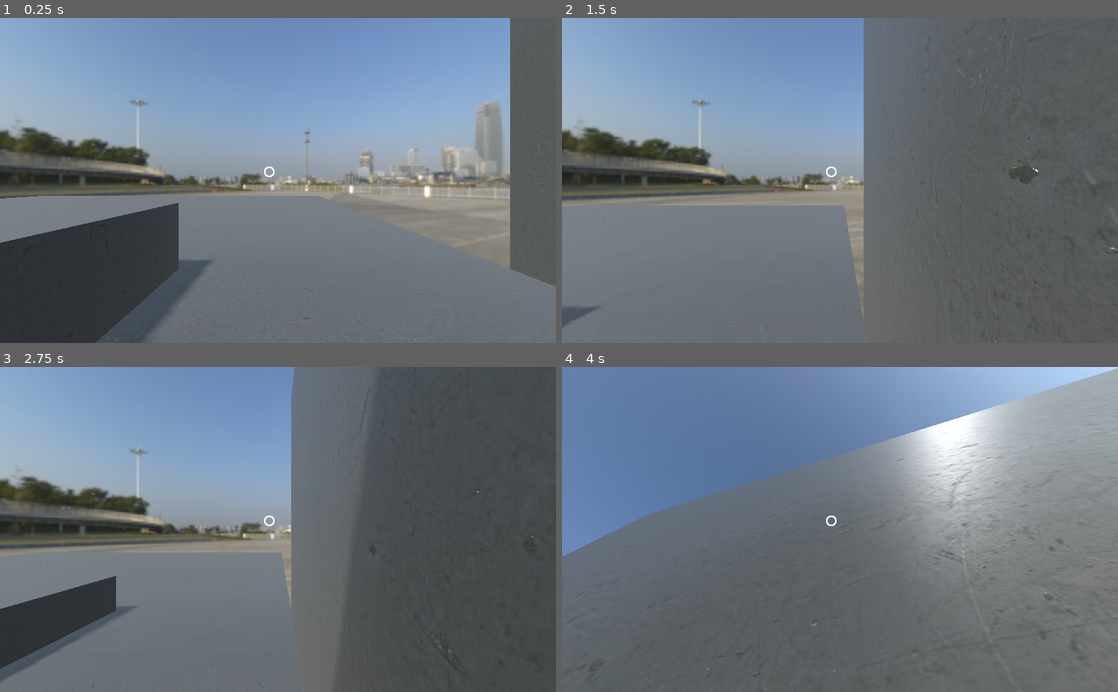
Above: before the commit, frames 1-4 (two rows, left to right).
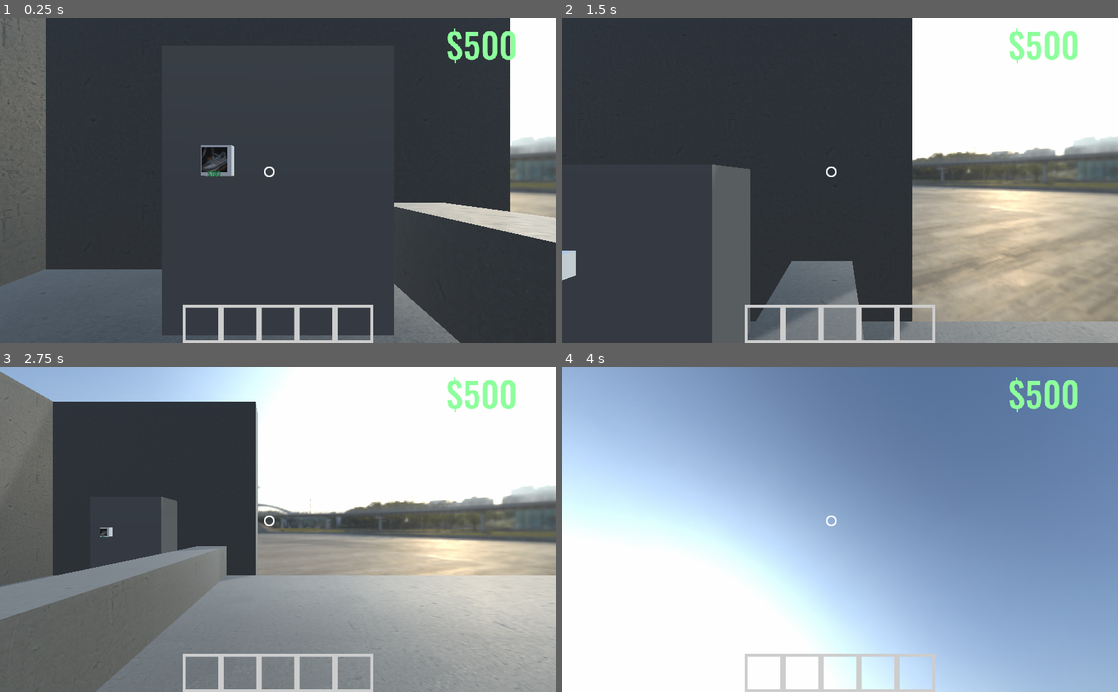
Above: after the commit, the same moments.

Repository: creikey/Mcguffin
Game: Godot game, scene res://Main.tscn
Same seed, same stepped clock (60 frames per second), same inputs: the game is played once before the commit and once after it.
Inputs (mouse positions are in pixels of both pictures, inside the frame that each line leads up to):
- Up to frame 1 (0.25 s): no input
- Up to frame 2 (1.5 s): tap Enter at 0.5 s; move the mouse to (962, 164) at 0.52 s; hold D (right) 0.53-1.28 s; tap 1 at 0.6 s; tap Ctrl (jump) at 0.77, 1.07 s; tap 5 at 0.8, 1.35 s; move the mouse to (728, 196) at 1.27 s; hold S (backward) from 1.28 s (still down)
- Up to frame 3 (2.75 s): tap Ctrl (jump) at 1.52, 1.55, 1.82, 2.1 s; move the mouse to (333, 458) at 2.02 s; release S (backward) at 2.03 s; hold D (right) from 2.03 s (still down); tap 1 at 2.3 s
- Up to frame 4 (4 s): move the mouse to (812, 594) at 2.77 s; release D (right) at 2.78 s; hold W (forward) from 2.78 s (still down); click (812, 594) at 2.85 s; tap Ctrl (jump) at 3.02, 3.32, 3.77, 3.8 s; tap 5 at 3.05 s; move the mouse to (878, 532) at 3.52 s; tap 1 at 3.6 s

The runs differ from the first frame. In frame 1, 90% of the frame differs, in the area x 0-100%, y 0-100%; in frame 2, 90%; in frame 3, 82%; in frame 4, 94%.

Commit message:
Add basic gadget api and shoes gadget
- Also goal to main scene

Diff:
--- /dev/null
+++ b/FinishLine.gd
@@ -0,0 +1,14 @@
+extends Area
+
+signal player_won(player)
+
+var t = 0.0
+
+func _process(delta):
+	t += delta
+	$MeshInstance.translation.y = sin(t) + 2.0
+	$MeshInstance.rotation.y += delta*2.0
+
+func _on_FinishLine_body_entered(body):
+	if body.is_in_group("players"):
+		emit_signal("player_won", body)
--- /dev/null
+++ b/Gadget.gd
@@ -0,0 +1,31 @@
+extends Node
+
+class_name Gadget
+
+var api: GadgetAPI = null # must be set before activate, interface to the outside!
+export var inventory_icon: Texture
+var activated: bool = false
+
+func _ready():
+	set_process(false)
+	set_physics_process(false)
+
+func activate():
+	activated = true
+	set_process(true)
+	set_physics_process(true)
+	on_activate()
+
+func deactivate():
+	activated = false
+	set_process(false)
+	set_physics_process(false)
+	on_deactivate()
+
+func on_activate():
+	# override this method
+	pass
+
+func on_deactivate():
+	# override this method
+	pass
--- /dev/null
+++ b/GadgetAPI.gd
@@ -0,0 +1,21 @@
+extends Node
+
+# node all gadgets have reference to in order to enact their gadgetry
+
+class_name GadgetAPI
+
+# gadgets do things to the player and optionally add a ui node to the ui canvaslayer
+export (NodePath) var _player_path
+export (NodePath) var _ui_path
+
+onready var _player = get_node(_player_path)
+onready var _ui = get_node(_ui_path)
+
+func get_player() -> Node:
+	return _player
+
+func get_ui() -> Node:
+	return _ui
+
+func self_destruct(gadget_ref):
+	_player.on_gadget_request_destroy(gadget_ref)
--- /dev/null
+++ b/GadgetInventoryInfo.gd
@@ -0,0 +1,14 @@
+extends Control
+
+func set_as(icon: Texture):
+	deactivate()
+	if icon != null:
+		$Frame/Icon.texture = icon
+	else:
+		$Frame/Icon.texture = null
+
+func activate():
+	$ActivatedColorRect.visible = true
+
+func deactivate():
+	$ActivatedColorRect.visible = false
--- /dev/null
+++ b/GadgetInventoryInfo.tscn
@@ -0,0 +1,43 @@
+[gd_scene load_steps=3 format=2]
+
+[ext_resource path="res://InventoryFrame.png" type="Texture" id=1]
+[ext_resource path="res://GadgetInventoryInfo.gd" type="Script" id=2]
+
+[node name="GadgetInventoryInfo" type="Control"]
+margin_right = 70.0
+margin_bottom = 70.0
+rect_min_size = Vector2( 70, 70 )
+script = ExtResource( 2 )
+__meta__ = {
+"_edit_use_anchors_": false
+}
+
+[node name="ActivatedColorRect" type="ColorRect" parent="."]
+visible = false
+margin_right = 70.0
+margin_bottom = 70.0
+__meta__ = {
+"_edit_use_anchors_": false
+}
+
+[node name="Frame" type="TextureRect" parent="."]
+margin_right = 40.0
+margin_bottom = 40.0
+texture = ExtResource( 1 )
+__meta__ = {
+"_edit_use_anchors_": false
+}
+
+[node name="Icon" type="TextureRect" parent="Frame"]
+anchor_left = 0.5
+anchor_top = 0.5
+anchor_right = 0.5
+anchor_bottom = 0.5
+margin_left = -20.0
+margin_top = -20.0
+margin_right = 20.0
+margin_bottom = 20.0
+expand = true
+__meta__ = {
+"_edit_use_anchors_": false
+}
--- /dev/null
+++ b/GadgetPurchase.gd
@@ -0,0 +1,18 @@
+extends Area
+
+class_name GadgetPurchase
+
+export var scene: PackedScene # must be Gadget
+export var price: int
+
+onready var icon_mesh: MeshInstance = $CollisionShape/Button/Icon
+onready var icon: Texture = scene.instance().inventory_icon # does this leak memory? probably
+
+func _ready():
+	icon_mesh.material_override = icon_mesh.material_override.duplicate(true)
+	var mat: SpatialMaterial = icon_mesh.material_override
+	mat.albedo_texture = icon
+	$Viewport/PriceLabel.text = "$" + str(price)
+
+func interact(interacter, _interact_point: Vector3):
+	interacter.try_purchase(self)
--- /dev/null
+++ b/GadgetVending.tscn
@@ -0,0 +1,95 @@
+[gd_scene load_steps=15 format=2]
+
+[ext_resource path="res://gadgets/shoes/Shoes.tscn" type="PackedScene" id=1]
+[ext_resource path="res://GadgetPurchase.gd" type="Script" id=2]
+[ext_resource path="res://gadgets/shoes/icon.png" type="Texture" id=3]
+[ext_resource path="res://font.tres" type="DynamicFont" id=4]
+
+[sub_resource type="SpatialMaterial" id=2]
+albedo_color = Color( 0.584314, 0.584314, 0.584314, 1 )
+metallic = 0.74
+
+[sub_resource type="CubeMesh" id=1]
+size = Vector3( 4, 5, 2 )
+
+[sub_resource type="ConvexPolygonShape" id=3]
+points = PoolVector3Array( -2, -2.5, -1, -2, -2.5, 1, -2, 2.5, -1, 2, -2.5, -1, 2, -2.5, 1, -2, 2.5, 1, 2, 2.5, -1, 2, 2.5, 1 )
+
+[sub_resource type="ConvexPolygonShape" id=5]
+points = PoolVector3Array( 0.25, 0.25, 0.25, 0.25, 0.25, -0.25, -0.25, 0.25, 0.25, 0.25, -0.25, 0.25, 0.25, -0.25, -0.25, -0.25, 0.25, -0.25, -0.25, -0.25, 0.25, -0.25, -0.25, -0.25 )
+
+[sub_resource type="CubeMesh" id=4]
+size = Vector3( 0.5, 0.5, 0.5 )
+
+[sub_resource type="SpatialMaterial" id=7]
+albedo_texture = ExtResource( 3 )
+
+[sub_resource type="QuadMesh" id=6]
+size = Vector2( 0.4, 0.4 )
+
+[sub_resource type="ViewportTexture" id=8]
+viewport_path = NodePath("GadgetPurchase/Viewport")
+
+[sub_resource type="SpatialMaterial" id=9]
+resource_local_to_scene = true
+flags_transparent = true
+albedo_texture = SubResource( 8 )
+
+[sub_resource type="QuadMesh" id=10]
+size = Vector2( 0.5, 0.5 )
+
+[node name="GadgetVending" type="StaticBody"]
+
+[node name="Body" type="MeshInstance" parent="."]
+transform = Transform( 1, 0, 0, 0, 1, 0, 0, 0, 1, 0, 2.5, 0 )
+material_override = SubResource( 2 )
+mesh = SubResource( 1 )
+material/0 = null
+
+[node name="CollisionShape" type="CollisionShape" parent="."]
+transform = Transform( 1, 0, 0, 0, 1, 0, 0, 0, 1, 0, 2.5, 0 )
+shape = SubResource( 3 )
+
+[node name="GadgetPurchase" type="Area" parent="." groups=["interactible"]]
+transform = Transform( 1, 0, 0, 0, 1, 0, 0, 0, 1, -1, 3, 1 )
+script = ExtResource( 2 )
+scene = ExtResource( 1 )
+price = 100
+
+[node name="Viewport" type="Viewport" parent="GadgetPurchase"]
+size = Vector2( 300, 300 )
+transparent_bg = true
+render_target_v_flip = true
+
+[node name="PriceLabel" type="Label" parent="GadgetPurchase/Viewport"]
+anchor_right = 1.0
+anchor_bottom = 1.0
+custom_colors/font_color = Color( 0, 0.615686, 0.0823529, 1 )
+custom_fonts/font = ExtResource( 4 )
+text = "$500"
+align = 1
+valign = 1
+__meta__ = {
+"_edit_use_anchors_": false
+}
+
+[node name="CollisionShape" type="CollisionShape" parent="GadgetPurchase"]
+shape = SubResource( 5 )
+
+[node name="Button" type="MeshInstance" parent="GadgetPurchase/CollisionShape"]
+mesh = SubResource( 4 )
+skeleton = NodePath("../..")
+material/0 = null
+
+[node name="Icon" type="MeshInstance" parent="GadgetPurchase/CollisionShape/Button"]
+transform = Transform( 1, 0, 0, 0, 1, 0, 0, 0, 1, 0, 0, 0.341093 )
+material_override = SubResource( 7 )
+mesh = SubResource( 6 )
+skeleton = NodePath("../../..")
+material/0 = null
+
+[node name="MeshInstance" type="MeshInstance" parent="GadgetPurchase/CollisionShape/Button/Icon"]
+transform = Transform( 1, 0, 0, 0, 1, 0, 0, 0, 1, 0, -0.217131, 0.030749 )
+material_override = SubResource( 9 )
+mesh = SubResource( 10 )
+material/0 = null
--- /dev/null
+++ b/Main.gd
@@ -0,0 +1,10 @@
+extends Spatial
+
+func _ready():
+	$Player.spawn($Level/Spawnpoint.global_transform)
+
+func _on_Player_death():
+	$Player.spawn($Level/Spawnpoint.global_transform)
+
+func _on_FinishLine_player_won(player):
+	get_tree().reload_current_scene()
--- a/Main.tscn
+++ b/Main.tscn
@@ -1,11 +1,19 @@
-[gd_scene load_steps=11 format=2]
+[gd_scene load_steps=21 format=2]
 
-[ext_resource path="res://Player.gd" type="Script" id=1]
+[ext_resource path="res://Player.tscn" type="PackedScene" id=1]
 [ext_resource path="res://shanghai_riverside_1k.exr" type="Texture" id=2]
 [ext_resource path="res://Reticle.png" type="Texture" id=3]
 [ext_resource path="res://concrete_floor_worn_001_1k.gltf/textures/concrete_floor_worn_001_rough_1k.jpg" type="Texture" id=4]
 [ext_resource path="res://concrete_floor_worn_001_1k.gltf/textures/concrete_floor_worn_001_nor_gl_1k.jpg" type="Texture" id=5]
 [ext_resource path="res://concrete_floor_worn_001_1k.gltf/textures/concrete_floor_worn_001_diff_1k.jpg" type="Texture" id=6]
+[ext_resource path="res://font.tres" type="DynamicFont" id=7]
+[ext_resource path="res://GadgetVending.tscn" type="PackedScene" id=8]
+[ext_resource path="res://UI.gd" type="Script" id=9]
+[ext_resource path="res://GadgetInventoryInfo.tscn" type="PackedScene" id=10]
+[ext_resource path="res://Main.gd" type="Script" id=11]
+[ext_resource path="res://GadgetAPI.gd" type="Script" id=12]
+[ext_resource path="res://finishline.png" type="Texture" id=13]
+[ext_resource path="res://FinishLine.gd" type="Script" id=14]
 
 [sub_resource type="SpatialMaterial" id=6]
 resource_name = "concrete_floor_worn_001"
@@ -31,59 +39,30 @@
 adjustment_brightness = 0.68
 adjustment_contrast = 1.27
 
-[sub_resource type="CapsuleShape" id=4]
-radius = 0.74
-height = 1.7
+[sub_resource type="BoxShape" id=7]
+extents = Vector3( 4, 4, 3 )
+
+[sub_resource type="SpatialMaterial" id=8]
+albedo_texture = ExtResource( 13 )
+
+[sub_resource type="CubeMesh" id=9]
+size = Vector3( 6, 2, 6 )
 
 [node name="Main" type="Spatial"]
+script = ExtResource( 11 )
 
-[node name="CSGCombiner" type="CSGCombiner" parent="."]
-material_override = SubResource( 6 )
-use_collision = true
+[node name="GadgetAPI" type="Node" parent="."]
+script = ExtResource( 12 )
+_player_path = NodePath("../Player")
+_ui_path = NodePath("../UI")
 
-[node name="CSGBox" type="CSGBox" parent="CSGCombiner"]
-transform = Transform( 1, 0, 0, 0, 1, 0, 0, 0, 1, -17, -1, -17 )
-width = 48.0
-depth = 48.0
+[node name="Player" parent="." instance=ExtResource( 1 )]
+transform = Transform( -0.999684, 0, 0.02513, 0, 1, 0, -0.02513, 0, -0.999684, 0, 1.84807, 0 )
 
-[node name="CSGBox4" type="CSGBox" parent="CSGCombiner"]
-transform = Transform( 1, 0, 0, 0, 1, 0, 0, 0, 1, -4, 1, 0 )
-depth = 14.0
+[node name="UI" type="CanvasLayer" parent="."]
+script = ExtResource( 9 )
 
-[node name="CSGBox2" type="CSGBox" parent="CSGCombiner"]
-transform = Transform( 1, 0, 0, 0, -4.37114e-08, 1, 0, -1, -4.37114e-08, 0, 5, 8 )
-width = 14.0
-depth = 14.0
-
-[node name="CSGBox3" type="CSGBox" parent="CSGCombiner"]
-transform = Transform( -4.37114e-08, -1, -4.37114e-08, 0, -4.37114e-08, 1, -1, 4.37114e-08, 1.91069e-15, 8, 5, -4.76837e-07 )
-width = 14.0
-depth = 14.0
-
-[node name="DirectionalLight" type="DirectionalLight" parent="."]
-transform = Transform( 0.707107, 0.612372, -0.353553, 0, 0.5, 0.866025, 0.707107, -0.612373, 0.353553, 0, 5, 0 )
-light_bake_mode = 2
-shadow_enabled = true
-
-[node name="WorldEnvironment" type="WorldEnvironment" parent="."]
-environment = SubResource( 3 )
-
-[node name="Player" type="KinematicBody" parent="."]
-transform = Transform( 1, 0, 0, 0, 1, 0, 0, 0, 1, 0, 1.84807, 0 )
-script = ExtResource( 1 )
-
-[node name="CollisionShape" type="CollisionShape" parent="Player"]
-transform = Transform( 1, 0, 0, 0, -4.37114e-08, -1, 0, 1, -4.37114e-08, 0, 0, 0 )
-shape = SubResource( 4 )
-
-[node name="Torso" type="Spatial" parent="Player"]
-
-[node name="Camera" type="Camera" parent="Player/Torso"]
-transform = Transform( 1, 0, 0, 0, 1, 0, 0, 0, 1, 0, 1.08131, 0 )
-
-[node name="CanvasLayer" type="CanvasLayer" parent="."]
-
-[node name="Reticle" type="TextureRect" parent="CanvasLayer"]
+[node name="Reticle" type="TextureRect" parent="UI"]
 anchor_left = 0.5
 anchor_top = 0.5
 anchor_right = 0.5
@@ -97,4 +76,104 @@
 "_edit_use_anchors_": false
 }
 
-[node name="Spatial" type="Spatial" parent="."]
+[node name="MoneyLabel" type="Label" parent="UI"]
+anchor_left = 1.0
+anchor_right = 1.0
+margin_left = -273.0
+margin_bottom = 96.0
+custom_colors/font_color = Color( 0.556863, 1, 0.615686, 1 )
+custom_fonts/font = ExtResource( 7 )
+text = "$500"
+align = 1
+__meta__ = {
+"_edit_use_anchors_": false
+}
+
+[node name="GadgetInventory" type="HBoxContainer" parent="UI"]
+anchor_top = 1.0
+anchor_right = 1.0
+anchor_bottom = 1.0
+margin_top = -70.0
+custom_constants/separation = 0
+alignment = 1
+__meta__ = {
+"_edit_use_anchors_": false
+}
+
+[node name="GadgetInventoryInfo1" parent="UI/GadgetInventory" instance=ExtResource( 10 )]
+margin_left = 337.0
+margin_right = 407.0
+
+[node name="GadgetInventoryInfo2" parent="UI/GadgetInventory" instance=ExtResource( 10 )]
+margin_left = 407.0
+margin_right = 477.0
+
+[node name="GadgetInventoryInfo3" parent="UI/GadgetInventory" instance=ExtResource( 10 )]
+margin_left = 477.0
+margin_right = 547.0
+
+[node name="GadgetInventoryInfo4" parent="UI/GadgetInventory" instance=ExtResource( 10 )]
+margin_left = 547.0
+margin_right = 617.0
+
+[node name="GadgetInventoryInfo5" parent="UI/GadgetInventory" instance=ExtResource( 10 )]
+margin_left = 617.0
+margin_right = 687.0
+
+[node name="Level" type="Spatial" parent="."]
+
+[node name="Prototype" type="CSGCombiner" parent="Level"]
+material_override = SubResource( 6 )
+use_collision = true
+
+[node name="CSGBox" type="CSGBox" parent="Level/Prototype"]
+transform = Transform( 1, 0, 0, 0, 1, 0, 0, 0, 1, -17, -1, -17 )
+width = 48.0
+depth = 48.0
+
+[node name="CSGBox4" type="CSGBox" parent="Level/Prototype"]
+transform = Transform( 1, 0, 0, 0, 1, 0, 0, 0, 1, -4, 1, 0 )
+depth = 14.0
+
+[node name="CSGBox2" type="CSGBox" parent="Level/Prototype"]
+transform = Transform( 1, 0, 0, 0, -4.37114e-08, 1, 0, -1, -4.37114e-08, 0, 5, 8 )
+width = 14.0
+depth = 14.0
+
+[node name="CSGBox3" type="CSGBox" parent="Level/Prototype"]
+transform = Transform( -4.37114e-08, -1, -4.37114e-08, 0, -4.37114e-08, 1, -1, 4.37114e-08, 1.91069e-15, 8, 5, -4.76837e-07 )
+width = 14.0
+depth = 14.0
+
+[node name="DirectionalLight" type="DirectionalLight" parent="Level"]
+transform = Transform( 0.707107, 0.612372, -0.353553, 0, 0.5, 0.866025, 0.707107, -0.612373, 0.353553, 0, 5, 0 )
+light_bake_mode = 2
+shadow_enabled = true
+
+[node name="WorldEnvironment" type="WorldEnvironment" parent="Level"]
+environment = SubResource( 3 )
+
+[node name="GadgetVending" parent="Level" instance=ExtResource( 8 )]
+transform = Transform( -1, 0, -8.74228e-08, 0, 1, 0, 8.74228e-08, 0, -1, 0, 0, 5 )
+
+[node name="Spawnpoint" type="Position3D" parent="Level"]
+transform = Transform( -1, 0, 8.9407e-08, 0, 1, 0, -8.9407e-08, 0, -1, 0, 1, 0 )
+
+[node name="FinishLine" type="Area" parent="Level"]
+transform = Transform( 1, 0, 0, 0, 1, 0, 0, 0, 1, -37, 0, -39 )
+script = ExtResource( 14 )
+
+[node name="CollisionShape" type="CollisionShape" parent="Level/FinishLine"]
+transform = Transform( 1, 0, 0, 0, 1, 0, 0, 0, 1, 0, 1, 0 )
+shape = SubResource( 7 )
+
+[node name="MeshInstance" type="MeshInstance" parent="Level/FinishLine"]
+transform = Transform( 1, 0, 0, 0, 1, 0, 0, 0, 1, 0, 2, 0 )
+material_override = SubResource( 8 )
+mesh = SubResource( 9 )
+material/0 = null
+
+[connection signal="death" from="Player" to="." method="_on_Player_death"]
+[connection signal="toolbelt_changed" from="Player" to="UI" method="_on_Player_toolbelt_changed"]
+[connection signal="body_entered" from="Level/FinishLine" to="Level/FinishLine" method="_on_FinishLine_body_entered"]
+[connection signal="player_won" from="Level/FinishLine" to="." method="_on_FinishLine_player_won"]
--- a/Player.gd
+++ b/Player.gd
@@ -1,24 +1,74 @@
 extends KinematicBody
 
-const default_params = {
+class_name Player
+
+signal death
+signal toolbelt_changed # so ui can react to it
+
+# reset on death, and gadgets can modify them. always reset to defaults when
+# gadget is unequipped
+var default_params = {
 	mouse_sense = 0.01,
 	run_speed = 10.0,
 	feet_accel_factor = 9.0,
 	air_accel_factor = 2.0,
 	gravity = 15.0,
 	jump_vel = 8.0,
+	can_jump_func = funcref(self, "can_jump"),
 }
 
 onready var params = default_params.duplicate(true)
 onready var torso = $Torso
 onready var cam = $Torso/Camera
+onready var interact_cast: RayCast = $Torso/Camera/InteractCast
+onready var toolbelt: Node = $Toolbelt # children must be Gadgets
+onready var gadget_api: GadgetAPI = $"../GadgetAPI" # gadgets need to see and feel too
+var money: int = 500
+var activated_gadget: Gadget = null setget set_activated_gadget
 
 var vel := Vector3()
 
-func spawn(spawnpoint: Vector3):
+func set_activated_gadget(new_activated_gadget):
+	if activated_gadget != null:
+		activated_gadget.deactivate()
+	params = default_params.duplicate(true)
+	activated_gadget = new_activated_gadget
+	if activated_gadget != null:
+		activated_gadget.api = gadget_api
+		activated_gadget.activate()
+
+func _ready():
+	interact_cast.add_exception(self)
+
+func spawn(spawnpoint: Transform):
 	vel = Vector3()
-	global_transform.origin = spawnpoint
+	global_transform = spawnpoint
+	_clear_toolbelt()
 	params = default_params.duplicate(true)
+	money = 500
+
+func try_purchase(gadget: GadgetPurchase):
+	if money < gadget.price:
+		return
+	if toolbelt.get_children().size() < 5:
+		money -= gadget.price
+		toolbelt.add_child(gadget.scene.instance())
+		emit_signal("toolbelt_changed")
+
+func on_gadget_request_destroy(gadget_ref):
+	if gadget_ref == activated_gadget:
+		self.activated_gadget = null
+	gadget_ref.queue_free()
+	emit_signal("toolbelt_changed")
+
+func _clear_toolbelt():
+	self.activated_gadget = null
+	for c in toolbelt.get_children():
+		c.queue_free()
+	emit_signal("toolbelt_changed")
+
+func can_jump() -> bool:
+	return is_on_floor()
 
 func _input(event):
 	if event.is_action_pressed("capture_mouse"):
@@ -32,8 +82,23 @@
 		torso.rotation.y -= event.relative.x*params.mouse_sense
 		cam.rotation.x -= event.relative.y*params.mouse_sense
 		cam.rotation.x = clamp(cam.rotation.x, -PI/1.9, PI/1.9)
+	elif event.is_action_pressed("interact"):
+		if interact_cast.is_colliding() and interact_cast.get_collider().is_in_group("interactible"):
+			interact_cast.get_collider().interact(self, interact_cast.get_collision_point())
+	elif event.is_pressed() and event is InputEventKey and (event.scancode >= KEY_1 and event.scancode <= KEY_5):
+		var selected_gadget_index: int = event.scancode - KEY_1
+
+		if selected_gadget_index < toolbelt.get_children().size():
+			var selected_gadget = toolbelt.get_child(selected_gadget_index)
+			if selected_gadget == self.activated_gadget:
+				self.activated_gadget = null # toggle when you equip gadget again
+			else:
+				self.activated_gadget = selected_gadget
+		emit_signal("toolbelt_changed")
 
 func _physics_process(delta):
+	if global_transform.origin.y <= -5.0:
+		emit_signal("death")
 	var forward_backward: float = Input.get_action_strength("forward") - Input.get_action_strength("backward")
 	var left_right: float = Input.get_action_strength("right") - Input.get_action_strength("left")
 	var movement: Vector3 = -cam.global_transform.basis.z*forward_backward + cam.global_transform.basis.x*left_right
@@ -46,7 +111,7 @@
 	vel.x = lerp(vel.x, movement.x, delta*accel_factor)
 	vel.z = lerp(vel.z, movement.z, delta*accel_factor)
 
-	if (is_on_floor() or is_on_wall()) and Input.is_action_just_pressed("jump"):
+	if params.can_jump_func.call_func() and Input.is_action_just_pressed("jump"):
 		vel.y = params.jump_vel
 
 	vel.y -= params.gravity*delta
--- /dev/null
+++ b/Player.tscn
@@ -0,0 +1,28 @@
+[gd_scene load_steps=3 format=2]
+
+[ext_resource path="res://Player.gd" type="Script" id=1]
+
+[sub_resource type="CapsuleShape" id=4]
+radius = 0.74
+height = 1.7
+
+[node name="Player" type="KinematicBody" groups=["players"]]
+transform = Transform( 1, 0, 0, 0, 1, 0, 0, 0, 1, 0, 1.84807, 0 )
+script = ExtResource( 1 )
+
+[node name="CollisionShape" type="CollisionShape" parent="."]
+transform = Transform( 1, 0, 0, 0, -4.37114e-08, -1, 0, 1, -4.37114e-08, 0, 0, 0 )
+shape = SubResource( 4 )
+
+[node name="Torso" type="Spatial" parent="."]
+
+[node name="Camera" type="Camera" parent="Torso"]
+transform = Transform( 1, 0, 0, 0, 1, 0, 0, 0, 1, 0, 1.08131, 0 )
+
+[node name="InteractCast" type="RayCast" parent="Torso/Camera"]
+enabled = true
+exclude_parent = false
+cast_to = Vector3( 0, 0, -4 )
+collide_with_areas = true
+
+[node name="Toolbelt" type="Node" parent="."]
--- /dev/null
+++ b/UI.gd
@@ -0,0 +1,30 @@
+extends CanvasLayer
+
+onready var player = $"../Player"
+
+onready var money = $MoneyLabel
+
+func _process(_delta):
+	money.text = "$" + str(player.money)
+
+func _on_Player_toolbelt_changed():
+	var c: int = 0
+	while c < $GadgetInventory.get_child_count():
+		var child = $GadgetInventory.get_child(c)
+		var gadget: Gadget = null
+		if c < non_deleting_toolbelt().size():
+			gadget = non_deleting_toolbelt()[c]
+		if gadget != null and not gadget.is_queued_for_deletion():
+			child.set_as(gadget.inventory_icon)
+			if player.activated_gadget == gadget:
+				child.activate()
+		else:
+			child.set_as(null)
+		c += 1
+
+func non_deleting_toolbelt() -> Array:
+	var to_return = []
+	for c in player.toolbelt.get_children():
+		if not c.is_queued_for_deletion():
+			to_return.append(c)
+	return to_return
--- /dev/null
+++ b/font.tres
@@ -0,0 +1,7 @@
+[gd_resource type="DynamicFont" load_steps=2 format=2]
+
+[ext_resource path="res://Oswald-Medium.ttf" type="DynamicFontData" id=1]
+
+[resource]
+size = 64
+font_data = ExtResource( 1 )
--- /dev/null
+++ b/gadgets/Lifespanbar.gd
@@ -0,0 +1,7 @@
+extends Control
+
+var gadget = null
+var max_val: float = 5.0
+
+func _process(delta):
+	$ProgressBar.value = gadget.lifespan/max_val
--- /dev/null
+++ b/gadgets/Lifespanbar.tscn
@@ -0,0 +1,20 @@
+[gd_scene load_steps=2 format=2]
+
+[ext_resource path="res://gadgets/Lifespanbar.gd" type="Script" id=1]
+
+[node name="Lifespanbar" type="Control"]
+anchor_right = 1.0
+anchor_bottom = 1.0
+script = ExtResource( 1 )
+__meta__ = {
+"_edit_use_anchors_": false
+}
+
+[node name="ProgressBar" type="ProgressBar" parent="."]
+anchor_left = 0.5
+anchor_right = 0.5
+margin_left = -161.0
+margin_top = 30.0
+margin_right = 161.0
+margin_bottom = 77.0
+max_value = 1.0
--- /dev/null
+++ b/gadgets/shoes/Shoes.gd
@@ -0,0 +1,19 @@
+extends Gadget
+
+var lifespan: float = 5.0
+var lifespan_bar = null
+
+func on_activate():
+	api.get_player().params.run_speed = 30.0
+	lifespan_bar = preload("res://gadgets/Lifespanbar.tscn").instance()
+	lifespan_bar.gadget = self
+	lifespan_bar.max_val = 5.0
+	api.get_ui().add_child(lifespan_bar)
+
+func on_deactivate():
+	lifespan_bar.queue_free()
+
+func _process(delta):
+	lifespan -= delta
+	if lifespan <= 0.0:
+		api.self_destruct(self)
--- /dev/null
+++ b/gadgets/shoes/Shoes.tscn
@@ -0,0 +1,8 @@
+[gd_scene load_steps=3 format=2]
+
+[ext_resource path="res://gadgets/shoes/Shoes.gd" type="Script" id=1]
+[ext_resource path="res://gadgets/shoes/icon.png" type="Texture" id=2]
+
+[node name="Shoes" type="Node"]
+script = ExtResource( 1 )
+inventory_icon = ExtResource( 2 )
--- a/project.godot
+++ b/project.godot
@@ -7,6 +7,34 @@
 ;   param=value ; assign values to parameters
 
 config_version=4
+
+_global_script_classes=[ {
+"base": "Node",
+"class": "Gadget",
+"language": "GDScript",
+"path": "res://Gadget.gd"
+}, {
+"base": "Node",
+"class": "GadgetAPI",
+"language": "GDScript",
+"path": "res://GadgetAPI.gd"
+}, {
+"base": "Area",
+"class": "GadgetPurchase",
+"language": "GDScript",
+"path": "res://GadgetPurchase.gd"
+}, {
+"base": "KinematicBody",
+"class": "Player",
+"language": "GDScript",
+"path": "res://Player.gd"
+} ]
+_global_script_class_icons={
+"Gadget": "",
+"GadgetAPI": "",
+"GadgetPurchase": "",
+"Player": ""
+}
 
 [application]
 
@@ -52,6 +80,11 @@
 , Object(InputEventKey,"resource_local_to_scene":false,"resource_name":"","device":0,"alt":false,"shift":false,"control":false,"meta":false,"command":false,"pressed":false,"scancode":0,"physical_scancode":32,"unicode":0,"echo":false,"script":null)
  ]
 }
+interact={
+"deadzone": 0.5,
+"events": [ Object(InputEventMouseButton,"resource_local_to_scene":false,"resource_name":"","device":0,"alt":false,"shift":false,"control":false,"meta":false,"command":false,"button_mask":0,"position":Vector2( 0, 0 ),"global_position":Vector2( 0, 0 ),"factor":1.0,"button_index":1,"pressed":false,"doubleclick":false,"script":null)
+ ]
+}
 
 [physics]
 
Binary file added: InventoryFrame.png
Not shown, added: InventoryFrame.png.import
Binary file added: Oswald-Medium.ttf
Binary file added: finishline.png
Not shown, added: finishline.png.import
Binary file added: gadgets/shoes/icon.png
Not shown, added: gadgets/shoes/icon.png.import
